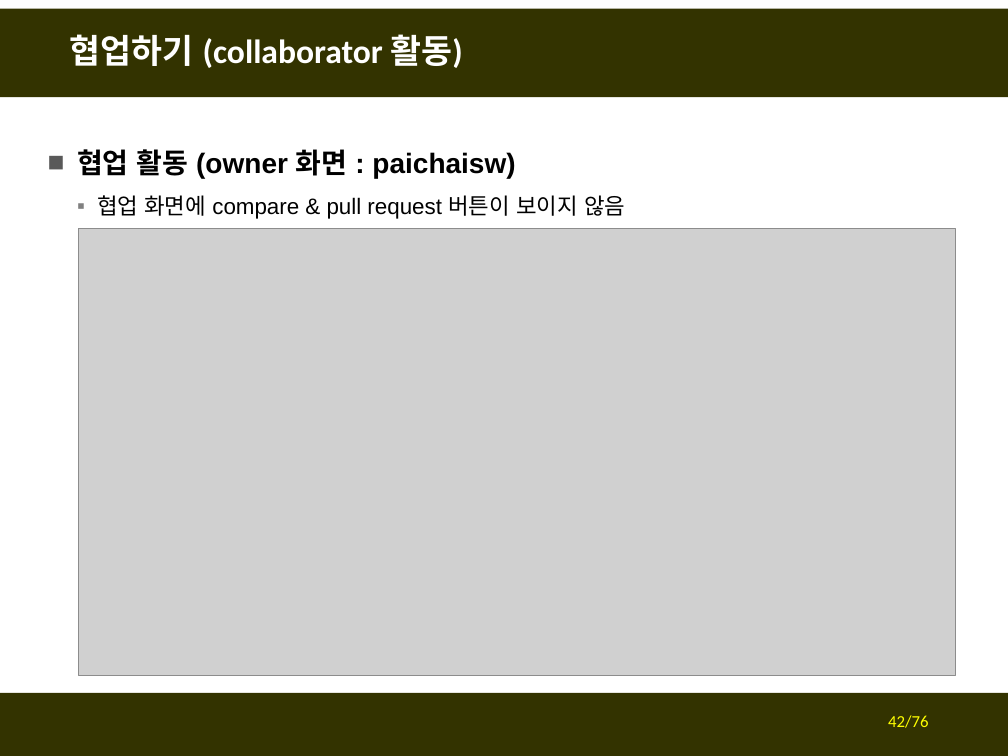
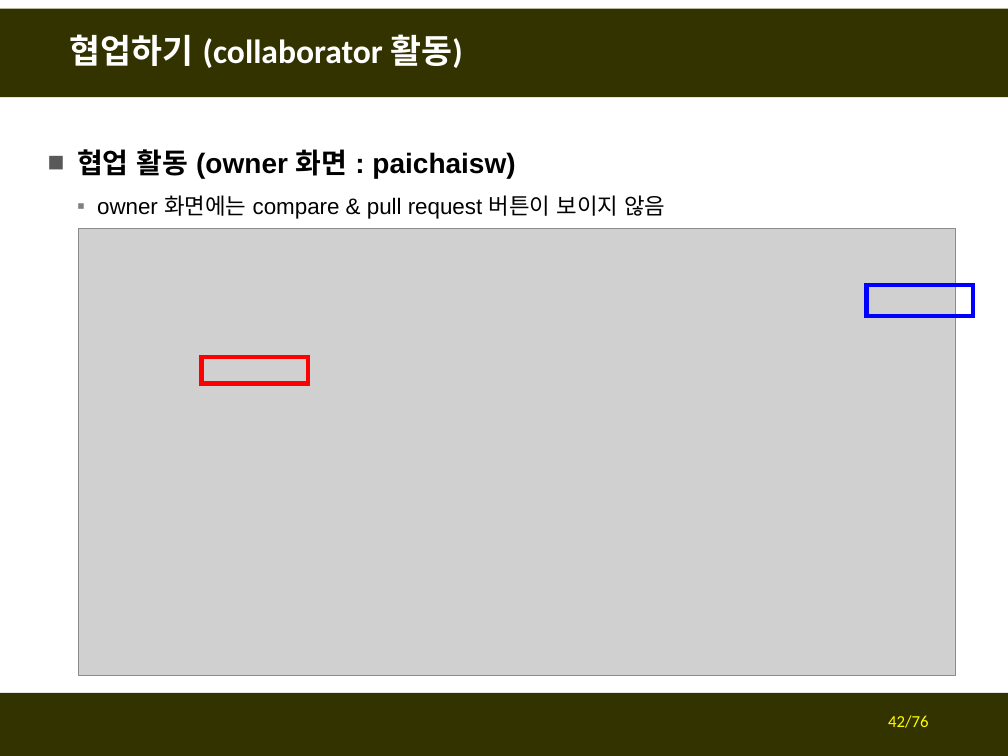
Before and after one commit to fasthill/github-lecture, a slide deck: slide 42 of git및github첫걸음4-협업하기.pptx. Drawn at 1008x756 pixels with LibreOffice and Linux fonts; fonts in the diff are those of the drawing; grey boxes stand for pictures. Boxes give left, top, right and bottom in pixels: in the first picture for what was removed or moved away, otherwise in the second. Text is boxed around its words. In the diff, an @@ line names an element or a change of style, - is before the commit and + after.

```diff
--- a/git및github첫걸음4-협업하기.pptx
+++ b/git및github첫걸음4-협업하기.pptx
@@ text at bbox=[97, 195, 665, 219]: text changed @@
-  ▪ 협업 화면에 compare & pull request 버튼이 보이지 않음
+  ▪ owner 화면에는 compare & pull request 버튼이 보이지 않음
@@ rectangle added at bbox=[867, 284, 974, 316], outline #0000FF 3 pt @@
@@ rectangle added at bbox=[202, 357, 308, 383], outline #FF0000 3 pt @@
```
Also in this commit, not shown: 26 other slides changed, 1 slide added, 2 slides removed.
